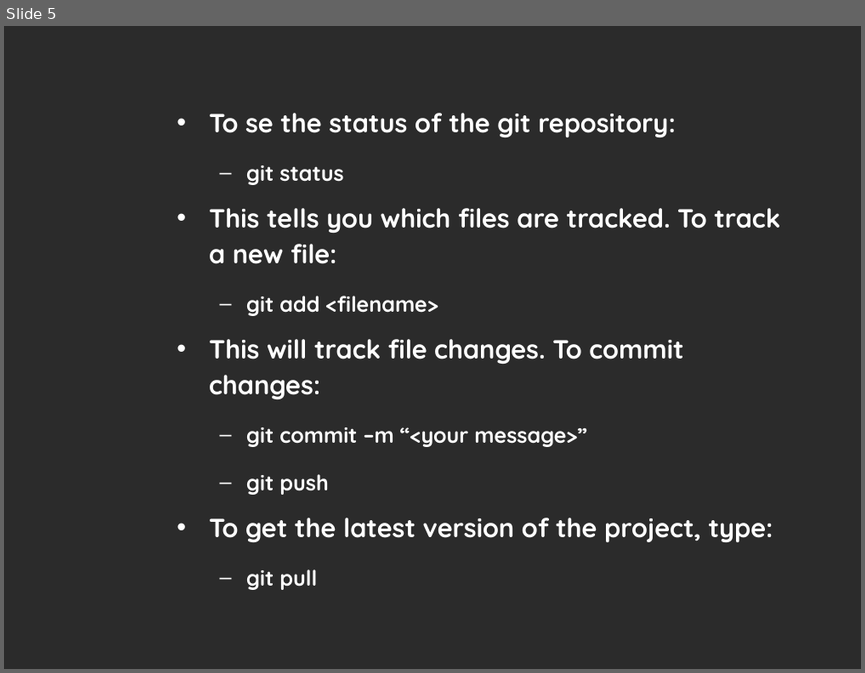
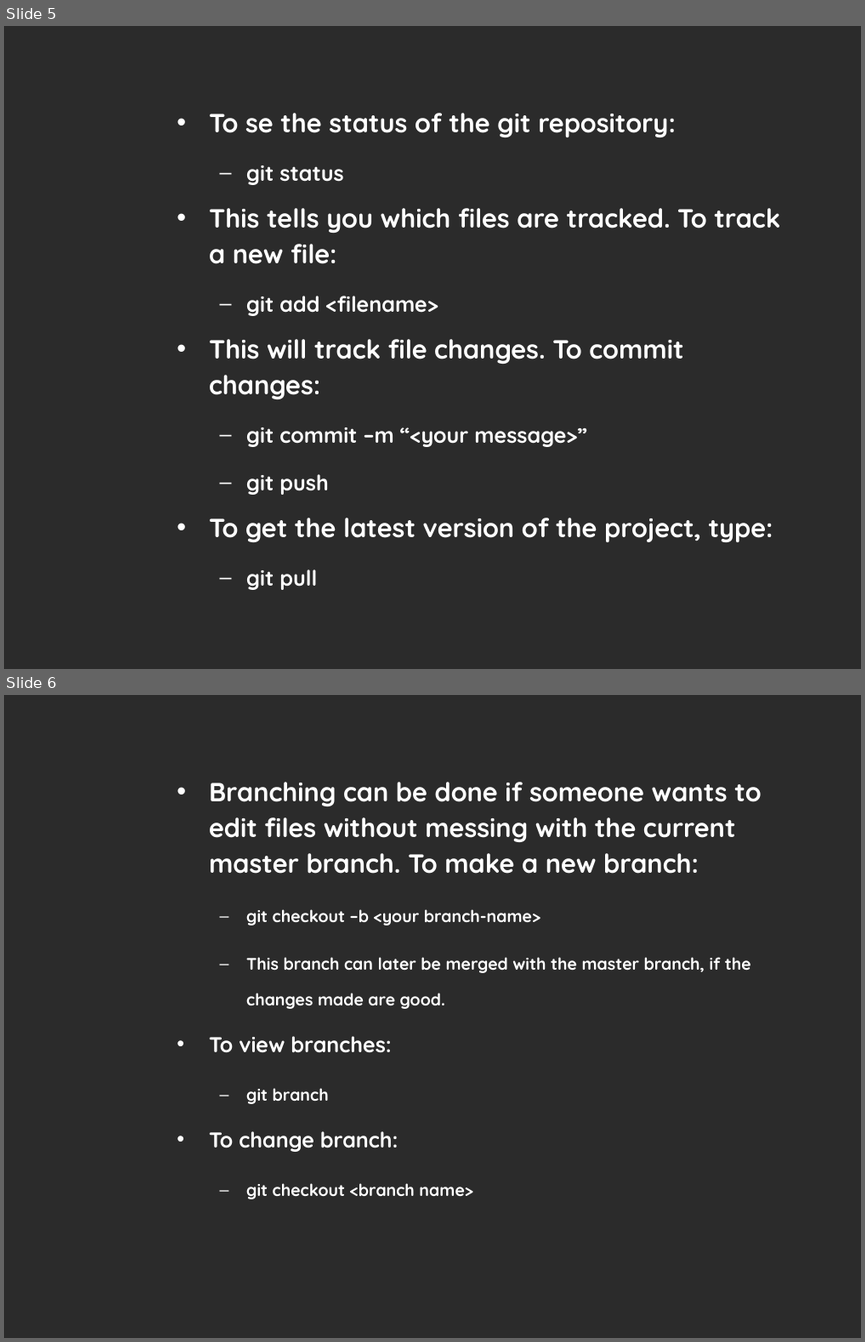
Before and after one commit to Barstad/Auto-BAHN, a slide deck: git_intro.pptx. Shown one above the other, each under a label of ours: slide 5 before the commit, slides 5 and 6 after it. The pictures are 865x673 and 865x1342 pixels, drawn with LibreOffice and Linux fonts; fonts in the diff are those of the drawing; background and template pictures are left out; a plain dark background stands for a picture behind light text. Boxes give left, top, right and bottom in pixels: in the first picture for what was removed or moved away, otherwise in the second. Text is boxed around its words. In the diff, an @@ line names an element or a change of style, - is before the commit and + after.

```diff
--- a/git_intro.pptx
+++ b/git_intro.pptx
@@ slide 6 added at [4,695,861,1338], background picture (left out) @@
@@ text added at [209,782,760,1199], 14 pt, text #FFFFFF, bold @@
+• Branching can be done if someone wants to edit files without messing with the current master branch. To make a new branch:
+  – git checkout –b <your branch-name>
+  – This branch can later be merged with the master branch, if the changes made are good.
+• To view branches:
+  – git branch
+• To change branch:
+  – git checkout <branch name>
```
Also in this commit, not shown: 5 slides changed.
